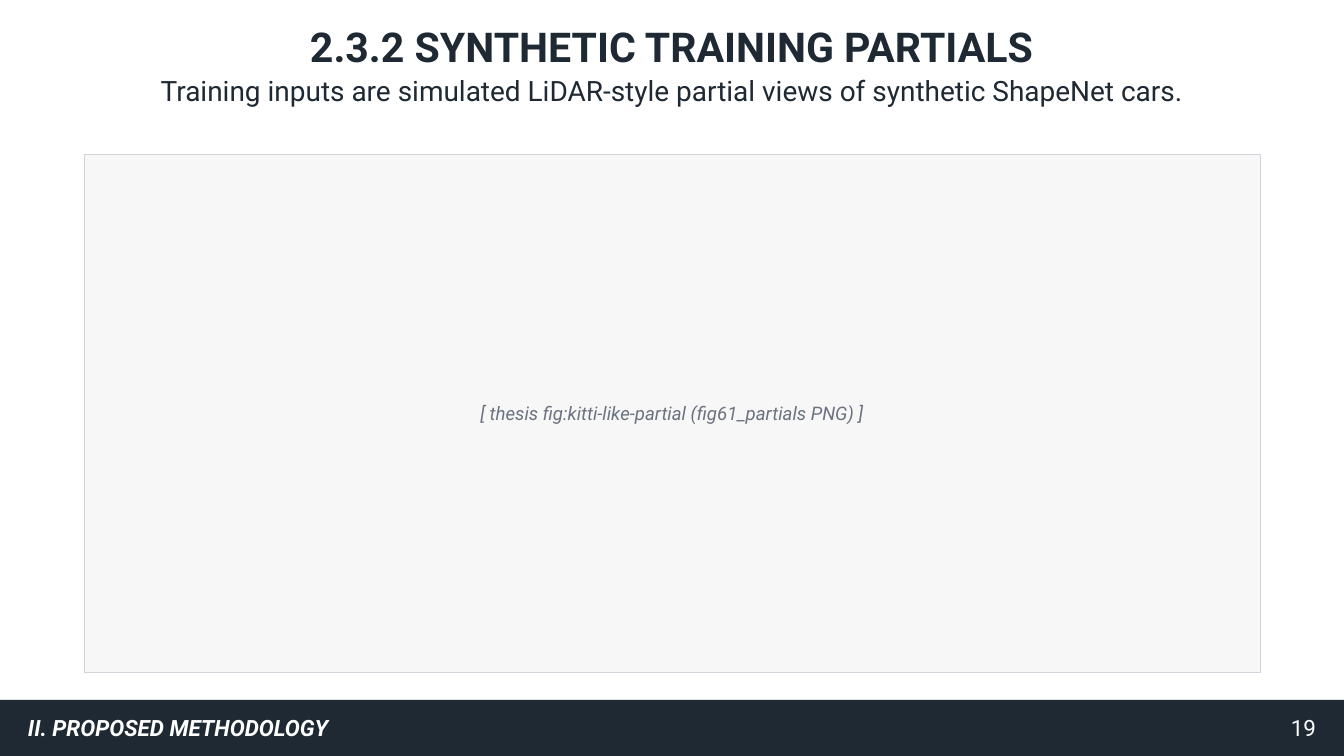
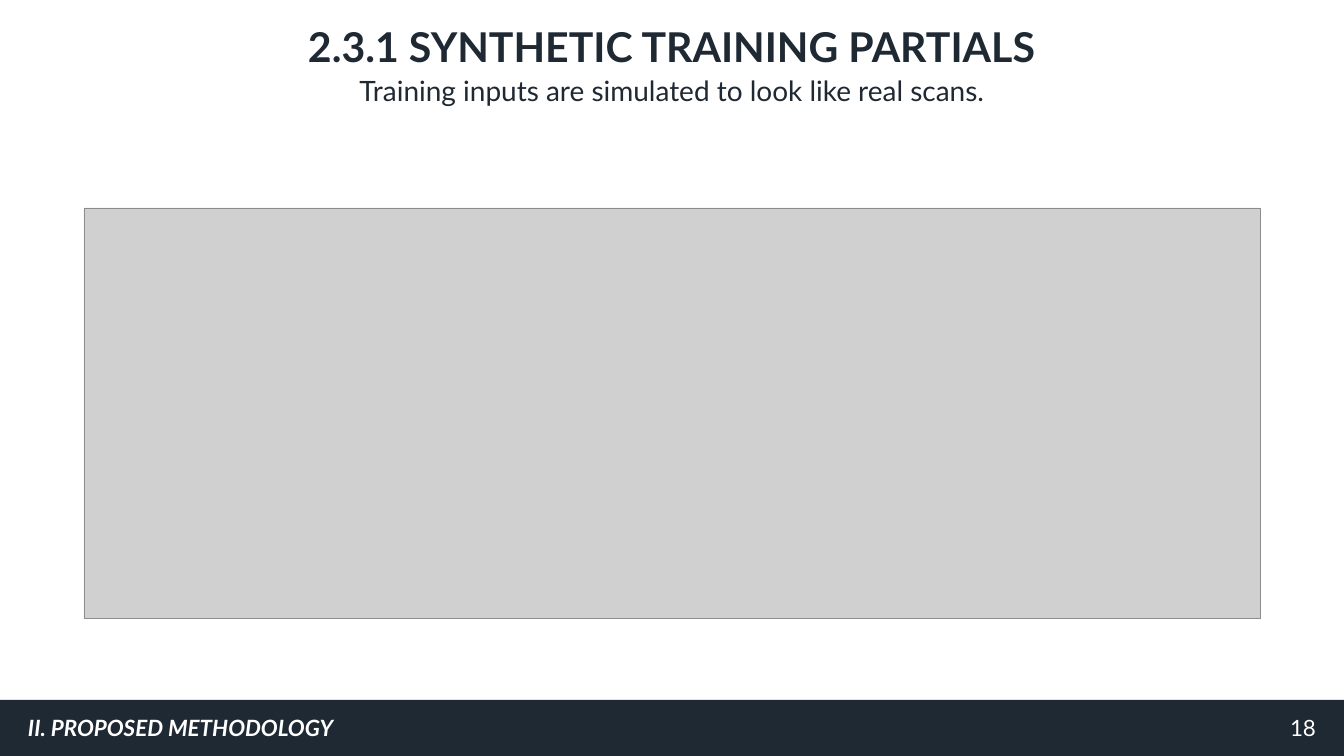
Before and after one commit to gooners006/LIDAR_Segmentation, a slide deck: slide 18 of docs/defense/deck_v2.pptx (slide 19 before the commit). Drawn at 1344x756 pixels with LibreOffice and Linux fonts; fonts in the diff are those of the drawing; grey boxes stand for pictures. Boxes give left, top, right and bottom in pixels: in the first picture for what was removed or moved away, otherwise in the second. Text is boxed around its words. In the diff, an @@ line names an element or a change of style, - is before the commit and + after.

```diff
--- a/docs/defense/deck_v2.pptx
+++ b/docs/defense/deck_v2.pptx
@@ text at bbox=[308, 32, 1035, 63]: text changed; font Roboto to Lato @@
-2.3.2 SYNTHETIC TRAINING PARTIALS
+2.3.1 SYNTHETIC TRAINING PARTIALS
@@ text at bbox=[359, 80, 984, 106]: text changed; font Roboto to Lato @@
-Training inputs are simulated LiDAR-style partial views of synthetic ShapeNet cars.
+Training inputs are simulated to look like real scans.
@@ rectangle removed at bbox=[84, 154, 1260, 672] @@
@@ picture added at bbox=[84, 208, 1260, 618] @@
@@ text removed at bbox=[490, 405, 854, 424] @@
-[ thesis fig:kitti-like-partial (fig61_partials PNG) ]
@@ text "II. PROPOSED METHODOLOGY" at bbox=[28, 719, 333, 736]: font Roboto to Lato @@
@@ text at bbox=[1290, 719, 1316, 736]: text changed; font Roboto to Lato @@
-19
+18
```
Also in this commit, not shown: 56 other slides changed, 4 slides added, 4 slides removed, 53 other files.
